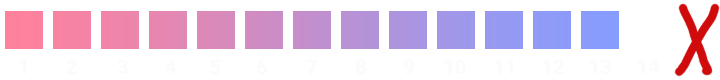
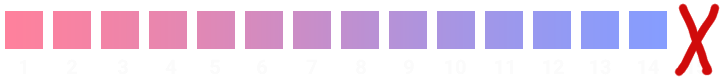
Revision of a layered 720px x 80px image; what changed, layer by layer:
pixels changed over left=153, top=11, right=667, bottom=49 (layer not identified)
